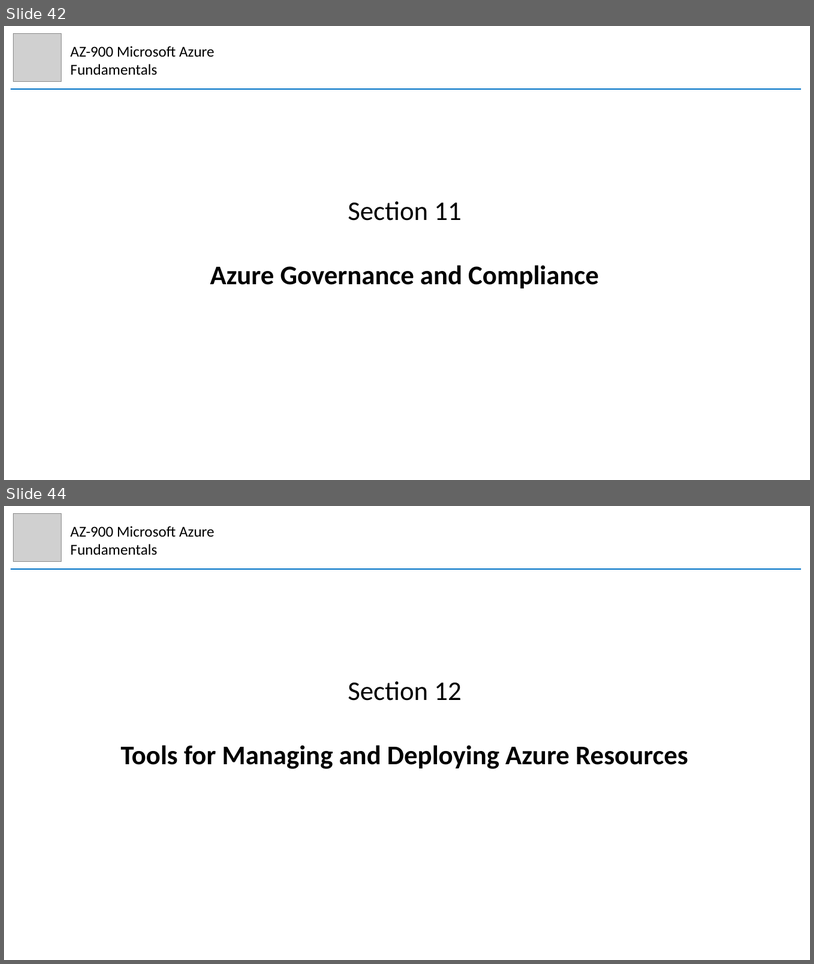
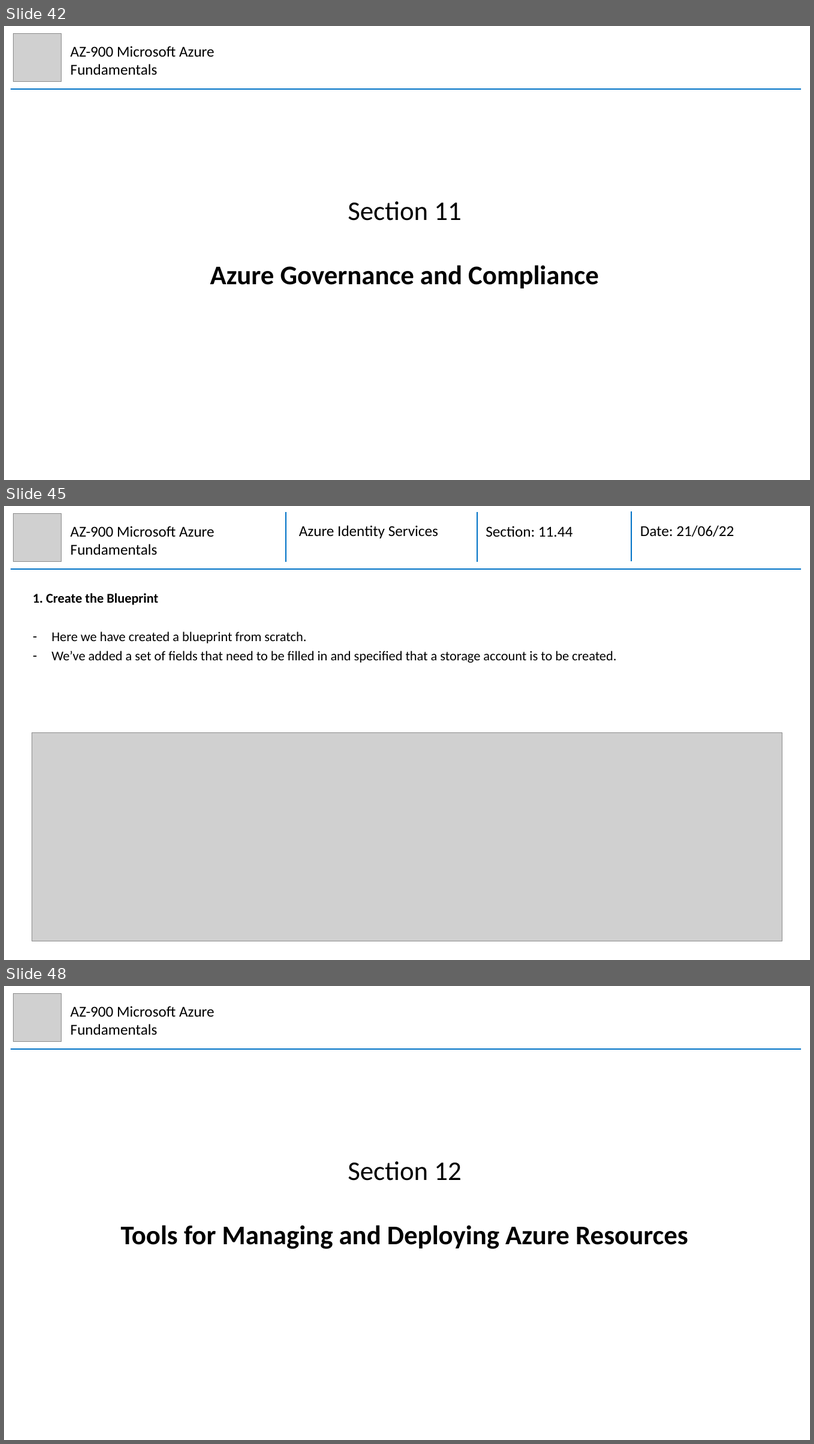
Before and after one commit to mhaythornthwaite/Testing_ML_Algorithms, a slide deck: Azure_AZ-900_Fundamentals/MJH_AZ-900_Azure_Fundamentals_Notes.pptx. Shown one above the other, each under a label of ours: slides 42 and 44 before the commit, slides 42, 45 and 48 after it; the slides between them are not shown. The pictures are 814x964 and 814x1444 pixels, drawn with LibreOffice and Linux fonts; fonts in the diff are those of the drawing; grey boxes stand for pictures. Boxes give left, top, right and bottom in pixels: in the first picture for what was removed or moved away, otherwise in the second. Text is boxed around its words. In the diff, an @@ line names an element or a change of style, - is before the commit and + after.

Commit message:
Azure AZ-900 Section 11

```diff
--- a/Azure_AZ-900_Fundamentals/MJH_AZ-900_Azure_Fundamentals_Notes.pptx
+++ b/Azure_AZ-900_Fundamentals/MJH_AZ-900_Azure_Fundamentals_Notes.pptx
@@ slide 45 added at box(4, 506, 810, 960), background #FFFFFF @@
@@ picture added at box(14, 513, 62, 561) @@
@@ group added at box(11, 511, 801, 570): 4 lines, 3 texts @@
+Azure Identity Services
+Section: 11.44
+Date: 21/06/22
@@ text added at box(71, 526, 215, 555), 18 pt, text #000000 @@
+AZ-900 Microsoft Azure Fundamentals
@@ text added at box(33, 593, 617, 663), 16 pt, text #000000 @@
+1. Create the Blueprint
+– Here we have created a blueprint from scratch.
+– We’ve added a set of fields that need to be filled in and specified that a storage account is to be created.
@@ picture added at box(32, 733, 783, 941) @@
@@ what was slide 44 is now slide 48 @@
```
Also in this commit, not shown: 1 slide changed, 3 other slides added.
